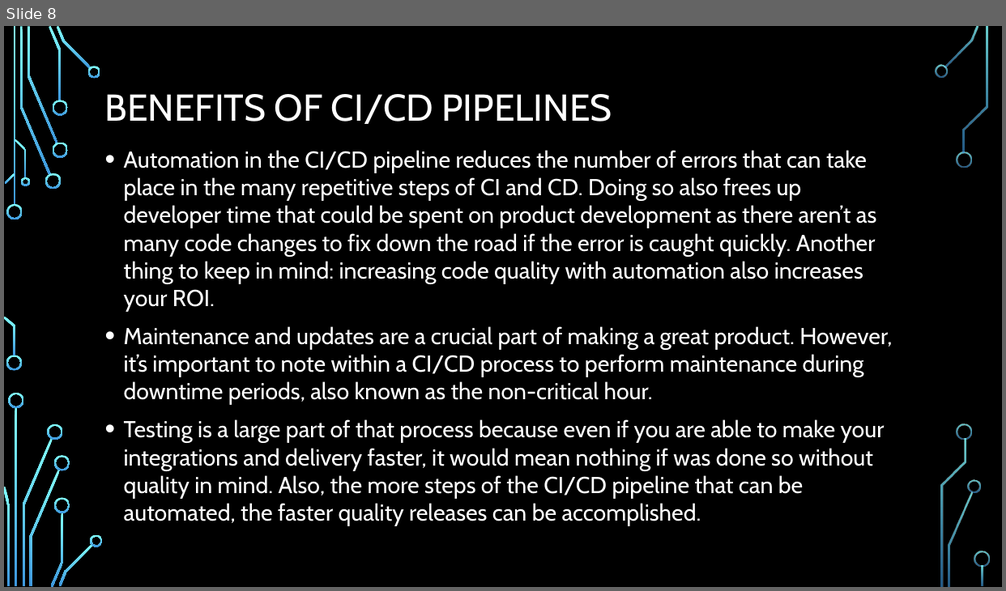
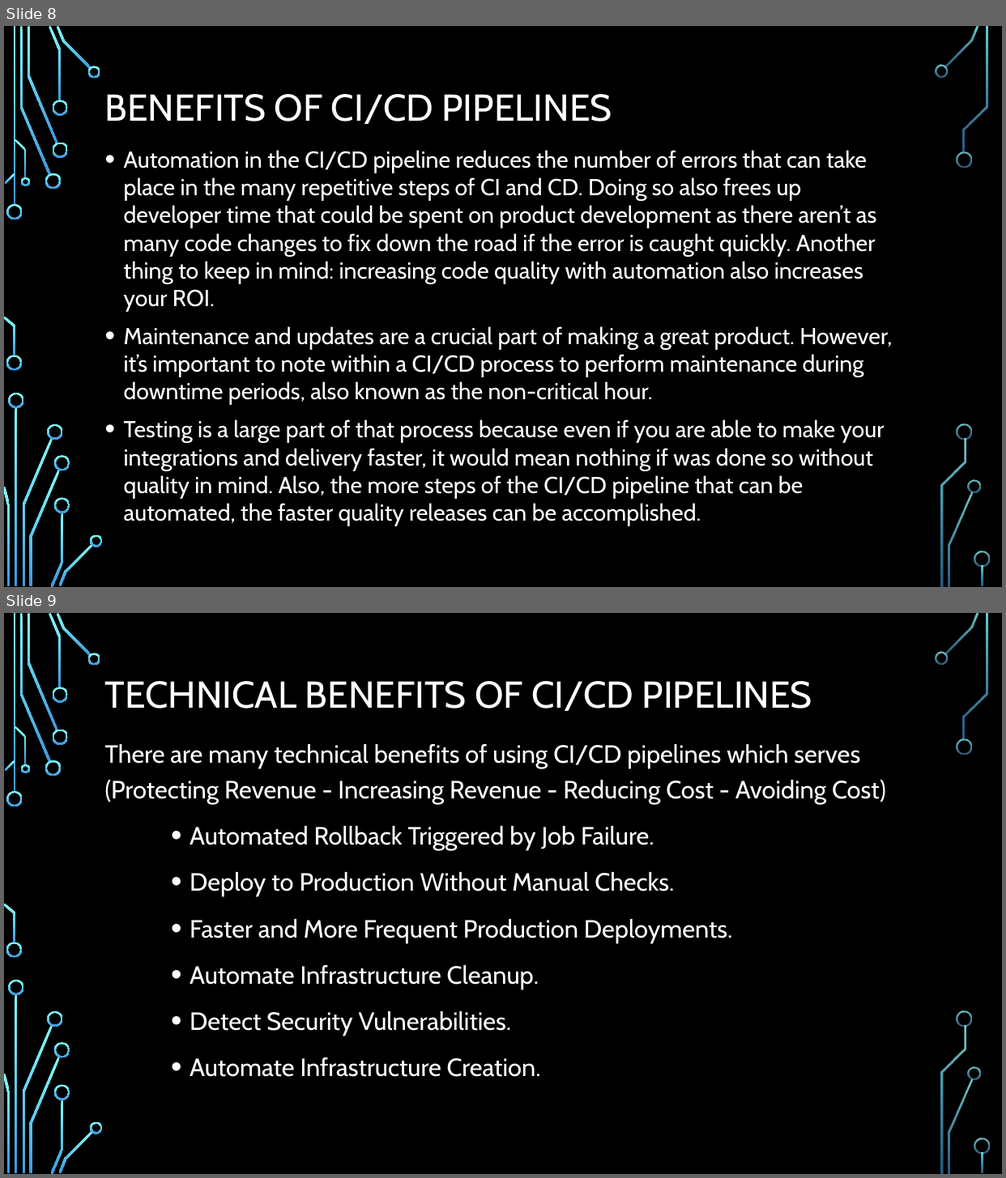
Before and after one commit to MrPoP/cdond-c3-projectstarter, a slide deck: Presentation.pptx. Shown one above the other, each under a label of ours: slide 8 before the commit, slides 8 and 9 after it. The pictures are 1006x591 and 1006x1178 pixels, drawn with LibreOffice and Linux fonts; fonts in the diff are those of the drawing; background and template pictures are left out. Boxes give left, top, right and bottom in pixels: in the first picture for what was removed or moved away, otherwise in the second. Text is boxed around its words. In the diff, an @@ line names an element or a change of style, - is before the commit and + after.

```diff
--- a/Presentation.pptx
+++ b/Presentation.pptx
@@ slide 9 added at [4, 613, 1002, 1174], background picture (left out); not listed: 36 template elements that a slide beside it also shows @@
@@ title added at [105, 681, 812, 711], 36 pt, text #FFFFFF @@
+TECHNICAL BENEFITS OF CI/CD PIPELINES
@@ text added at [105, 744, 886, 1077], 24 pt, text #FFFFFF @@
+There are many technical benefits of using CI/CD pipelines which serves (Protecting Revenue - Increasing Revenue - Reducing Cost - Avoiding Cost)
+• Automated Rollback Triggered by Job Failure.
+• Deploy to Production Without Manual Checks.
+• Faster and More Frequent Production Deployments.
+• Automate Infrastructure Cleanup.
+• Detect Security Vulnerabilities.
+• Automate Infrastructure Creation.
```
Also in this commit, not shown: 1 slide changed, 3 other files.
